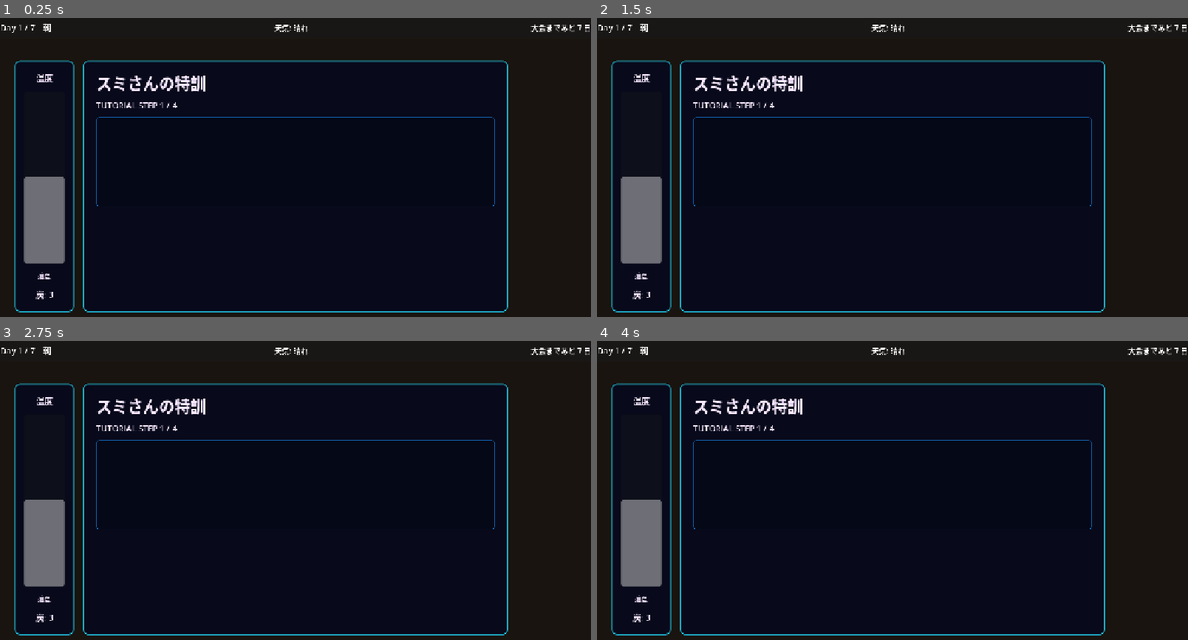
Above: before the commit, frames 1-4 (two rows, left to right).
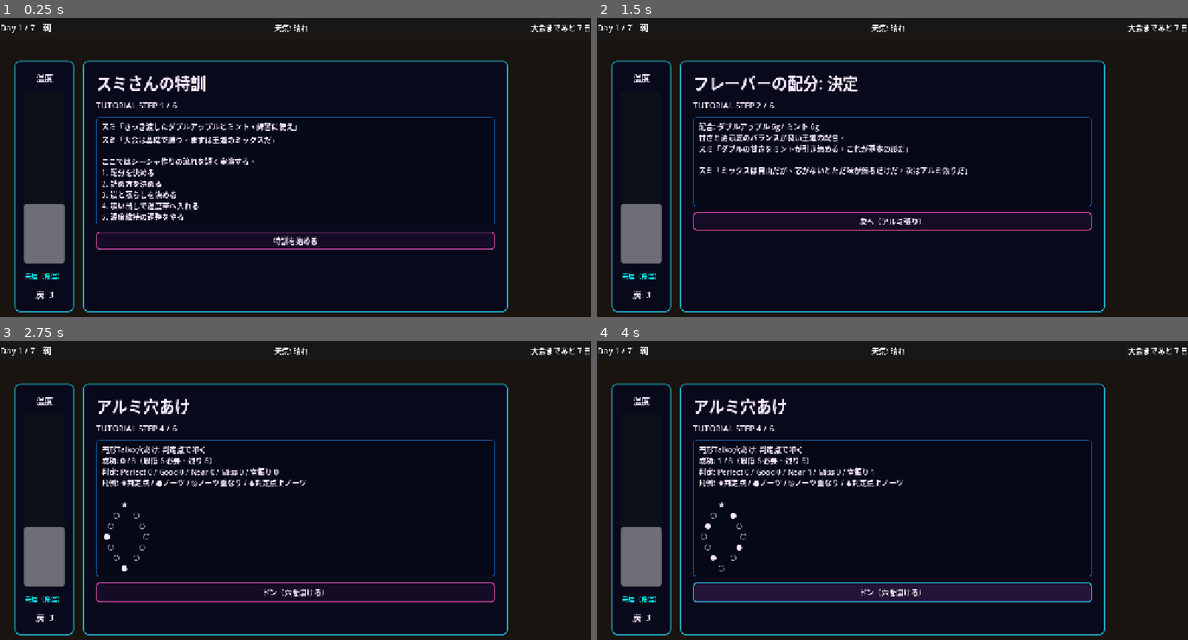
Above: after the commit, the same moments.

Repository: haseatsu114514-dot/shisha-game
Game: Godot game, scene res://scenes/daily/practice.tscn
Same seed, same stepped clock (60 frames per second), same inputs: the game is played once before the commit and once after it. This scene is started directly instead of the project's main scene.
Inputs (mouse positions are in pixels of both pictures, inside the frame that each line leads up to):
- Up to frame 1 (0.25 s): no input
- Up to frame 2 (1.5 s): click (892, 242) at 0.5 s, where only the run after the commit has a clickable "特訓を始める"; click (892, 302) at 1.25 s, where only the run after the commit has a clickable "この配合で確定"
- Up to frame 3 (2.75 s): click (295, 544) at 2 s, where only the run after the commit has a clickable "次へ（アルミ張り）"
- Up to frame 4 (4 s): click (892, 592) at 2.75 s, where only the run after the commit has a clickable "ドン（穴を開ける）"; tap Enter at 3.5 s; move the mouse to (1022, 490) at 3.52 s; hold Right (ui_right) from 3.53 s (still down)

The runs differ from the first frame. In frame 1, 3.5% of the frame differs, in the area x 4-84%, y 28-88%; in frame 2, 3.5%; in frame 3, 3.3%; in frame 4, 7.3%, in the area x 4-84%, y 19-88%.
Error before the commit: Parse Error: Function "_show_step_result_and_next()" not found in base self. (res://scripts/daily/practice.gd:1224)

Commit message:
fix(scenario): add missing _show_step_result_and_next function in practice.gd

Diff:
--- a/scripts/daily/practice.gd
+++ b/scripts/daily/practice.gd
@@ -1223,6 +1223,11 @@
 	GameManager.play_ui_se("confirm")
 	_show_step_result_and_next(msg, _show_adjustment_menu)
 
+func _show_step_result_and_next(msg: String, next_func: Callable) -> void:
+	_set_phase(6, "調整結果", msg)
+	_clear_choices()
+	_add_choice_button("次へ", next_func)
+
 
 func _show_pull_adjust_step() -> void:
 	_prepare_adjustment_target(_adjust_round)
